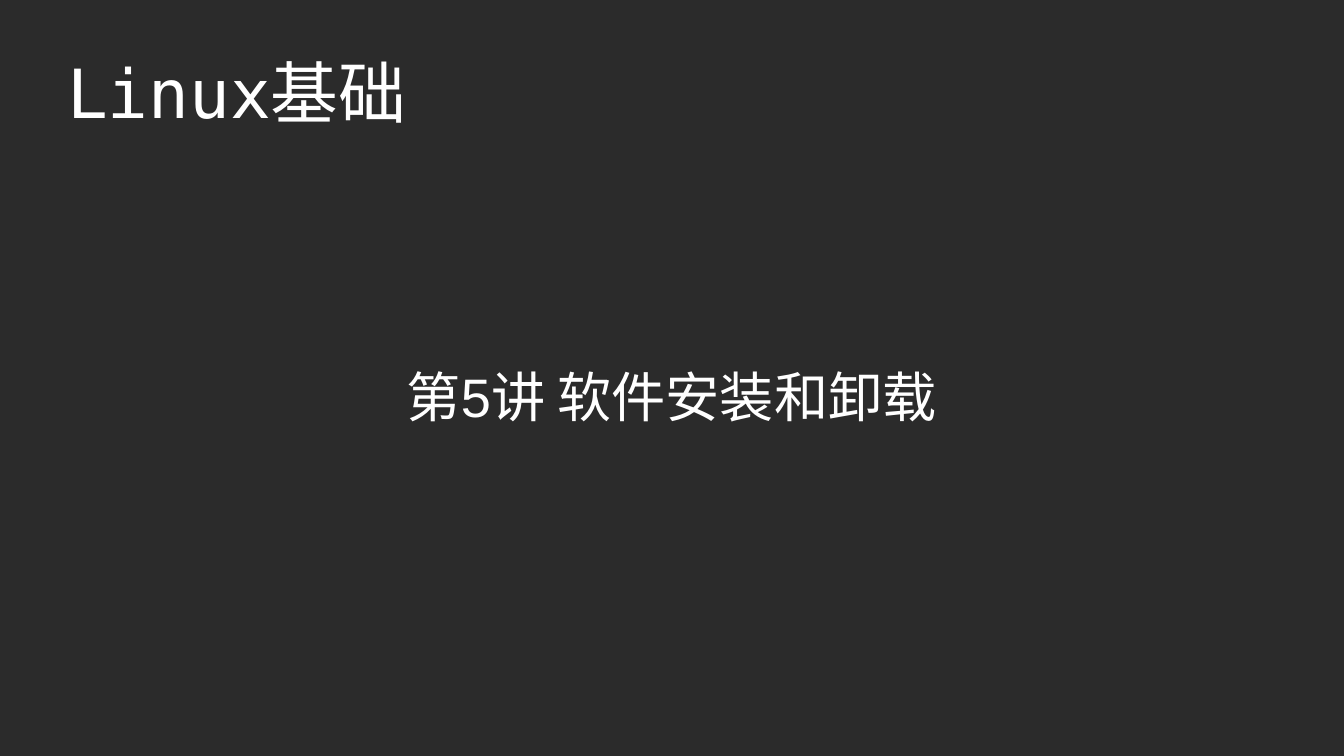
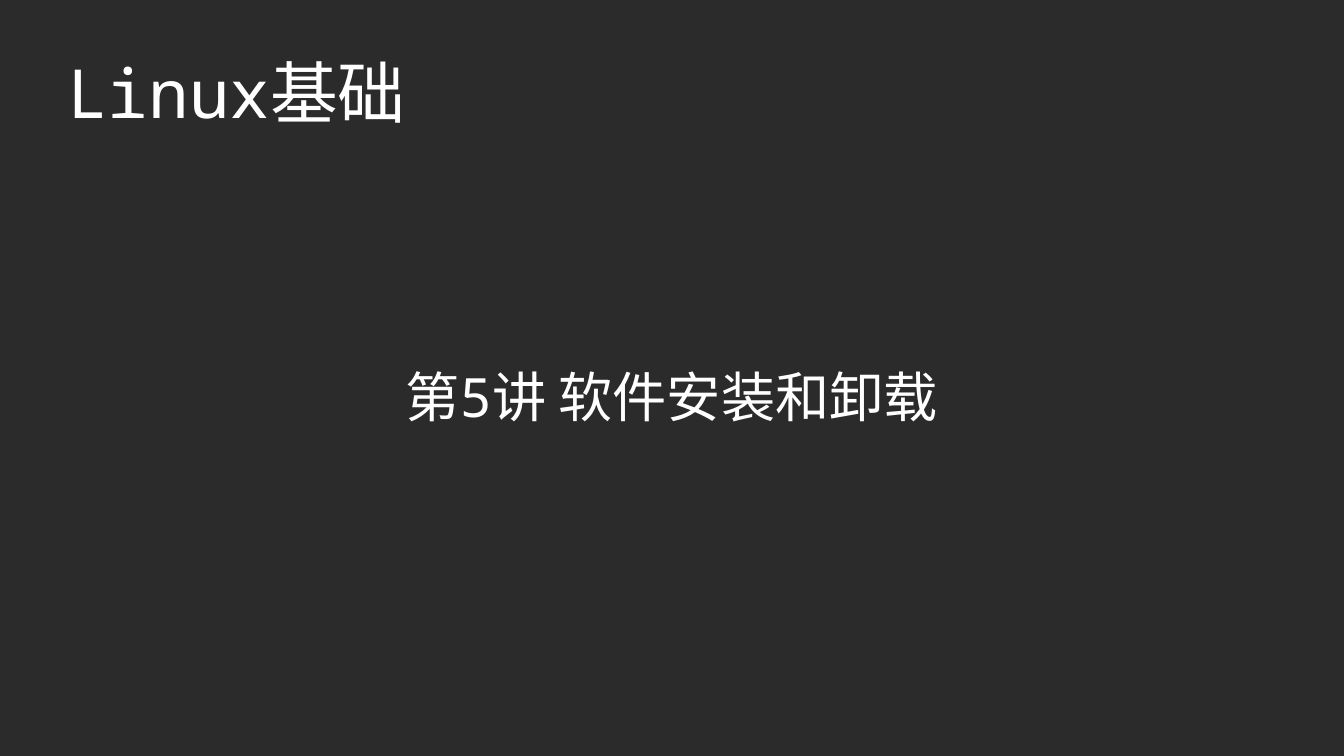
Before and after one commit to master-genius/linux-system, a slide deck: slide 1 of materials/slides/ch05-install-and-uninstall-software.odp. Drawn at 1344x756 pixels with LibreOffice and Linux fonts; fonts in the diff are those of the drawing; background and template pictures are left out; a plain dark background stands for a picture behind light text. Boxes give left, top, right and bottom in pixels: in the first picture for what was removed or moved away, otherwise in the second. Text is boxed around its words. In the diff, an @@ line names an element or a change of style, - is before the commit and + after.

```diff
--- a/materials/slides/ch05-install-and-uninstall-software.odp
+++ b/materials/slides/ch05-install-and-uninstall-software.odp
@@ title "Linux基础" at (x1=67, y1=61, x2=405, y2=123): font DejaVu Sans Mono to Noto Sans Mono @@
@@ subtitle "第5讲 软件安装和卸载" at (x1=405, y1=371, x2=938, y2=422): font Arial to Noto Sans Mono @@
```
Also in this commit, not shown: 18 other slides changed, 34 other files.
